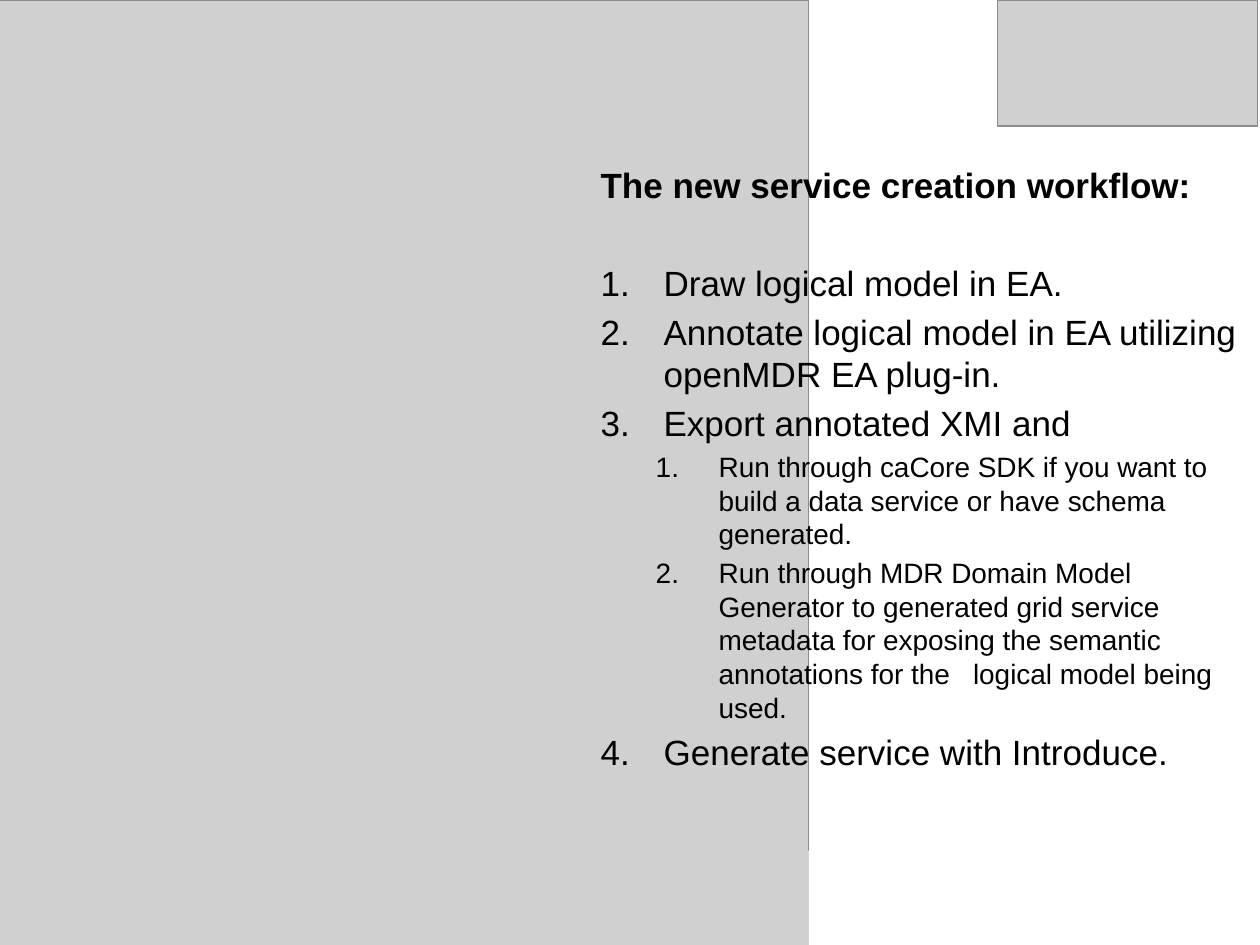
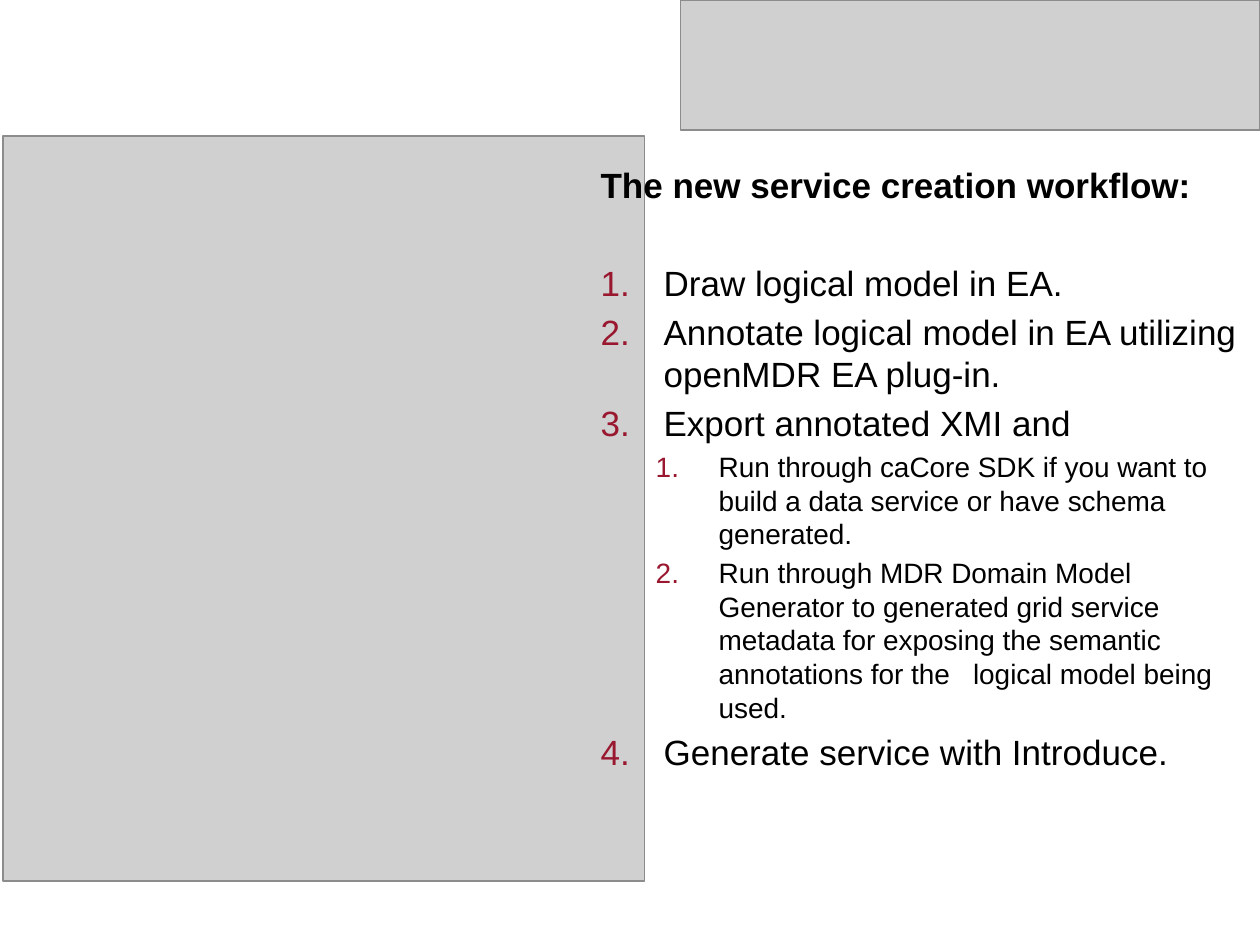
Before and after one commit to NCIP/cagrid-docs, a slide deck: slide 26 of general/presentations/200910_VCDE_ARCH/Adopting-Adapting-caGrid.pptx (slide 30 before the commit). Drawn at 1260x945 pixels with LibreOffice and Linux fonts; fonts in the diff are those of the drawing; grey boxes stand for pictures; background and template pictures are left out. Boxes give left, top, right and bottom in pixels: in the first picture for what was removed or moved away, otherwise in the second. Text is boxed around its words. In the diff, an @@ line names an element or a change of style, - is before the commit and + after.

```diff
--- a/general/presentations/200910_VCDE_ARCH/Adopting-Adapting-caGrid.pptx
+++ b/general/presentations/200910_VCDE_ARCH/Adopting-Adapting-caGrid.pptx
@@ picture added at (680,0,1260,130) @@
@@ picture removed at (998,0,1259,126) @@
@@ picture: place and size @@
-picture at (0,0,809,945)
+picture at (3,136,644,881)
@@ text "The new service creation workflow:" rewrapped from (601,170,1236,772) to (601,170,1236,766) @@
@@ rectangle removed at (809,850,1260,945) @@
```
Also in this commit, not shown: 21 other slides changed, 5 slides added, 10 slides removed.
